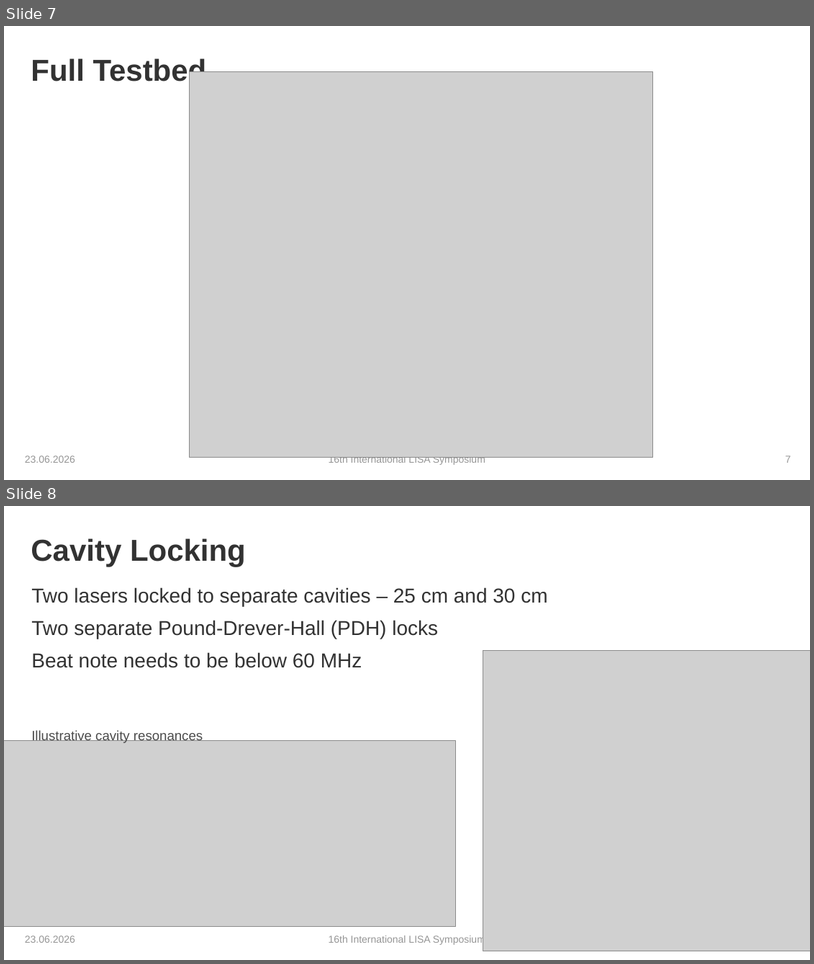
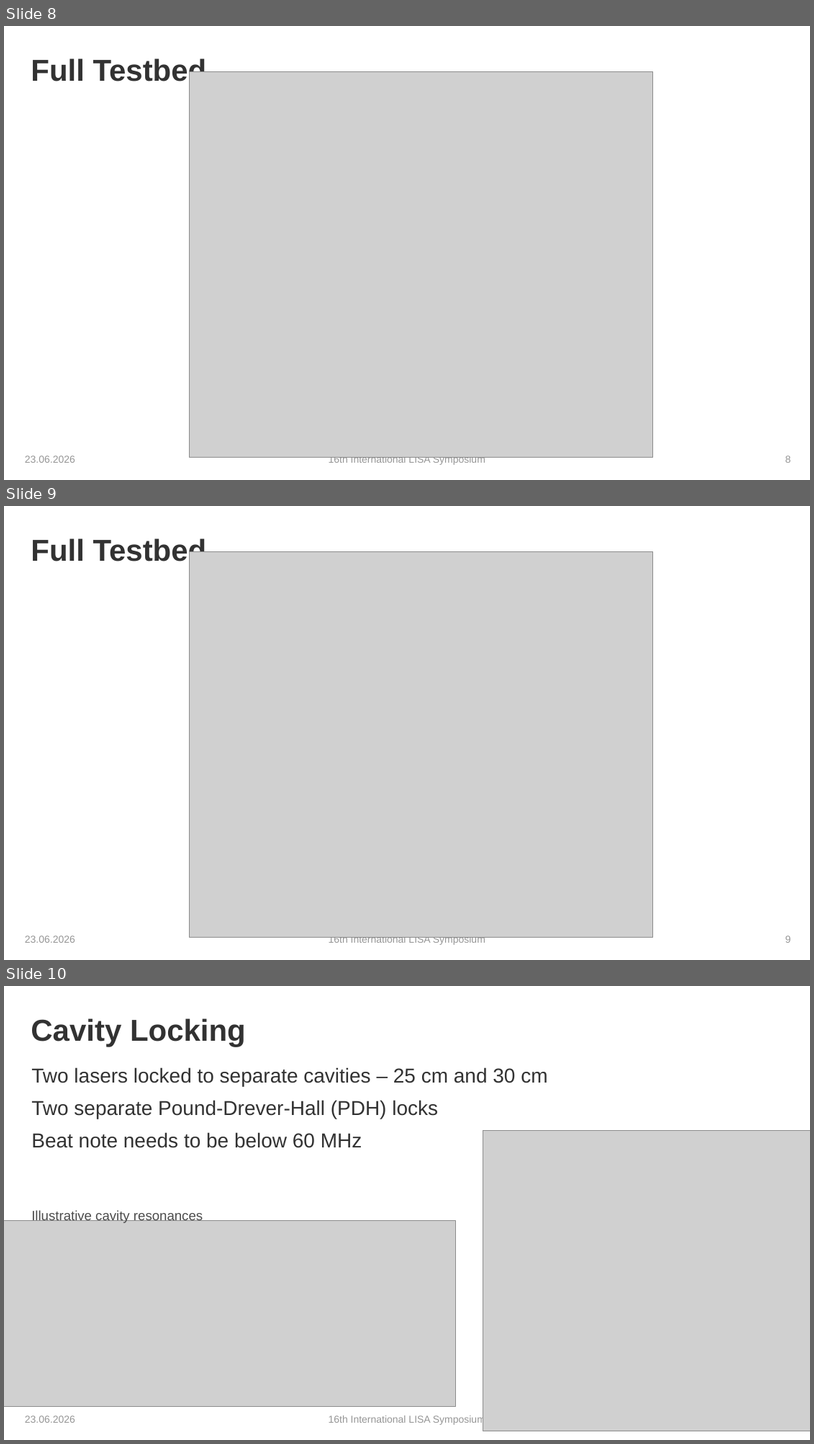
Before and after one commit to karinkruuse/Esitlused, a slide deck: Kruuse_Symposium_2026 - Copy.pptx. Shown one above the other, each under a label of ours: slides 7 and 8 before the commit, slides 8, 9 and 10 after it. The pictures are 814x964 and 814x1444 pixels, drawn with LibreOffice and Linux fonts; fonts in the diff are those of the drawing; grey boxes stand for pictures; background and template pictures are left out. Boxes give left, top, right and bottom in pixels: in the first picture for what was removed or moved away, otherwise in the second. Text is boxed around its words. In the diff, an @@ line names an element or a change of style, - is before the commit and + after.

```diff
--- a/Kruuse_Symposium_2026 - Copy.pptx
+++ b/Kruuse_Symposium_2026 - Copy.pptx
@@ slide 9 added at bbox=[4, 506, 810, 960], background #FFFFFF @@
@@ title added at bbox=[31, 538, 207, 567], 36 pt, text #323232, bold @@
+Full Testbed
@@ picture added at bbox=[190, 551, 653, 937] @@
@@ text added at bbox=[25, 935, 75, 942], 12 pt, text #969696 @@
+23.06.2026
@@ text added at bbox=[329, 937, 486, 944], 12 pt, text #969696 @@
+16th International LISA Symposium
@@ page number added at bbox=[786, 935, 792, 942], 12 pt, text #969696 @@
+9
@@ what was slide 7 is now slide 8 @@
@@ page number at bbox=[786, 455, 792, 462]: text changed @@
-7
+8
@@ what was slide 8 is now slide 10 @@
```
Also in this commit, not shown: 4 slides changed, 1 other slide added.
